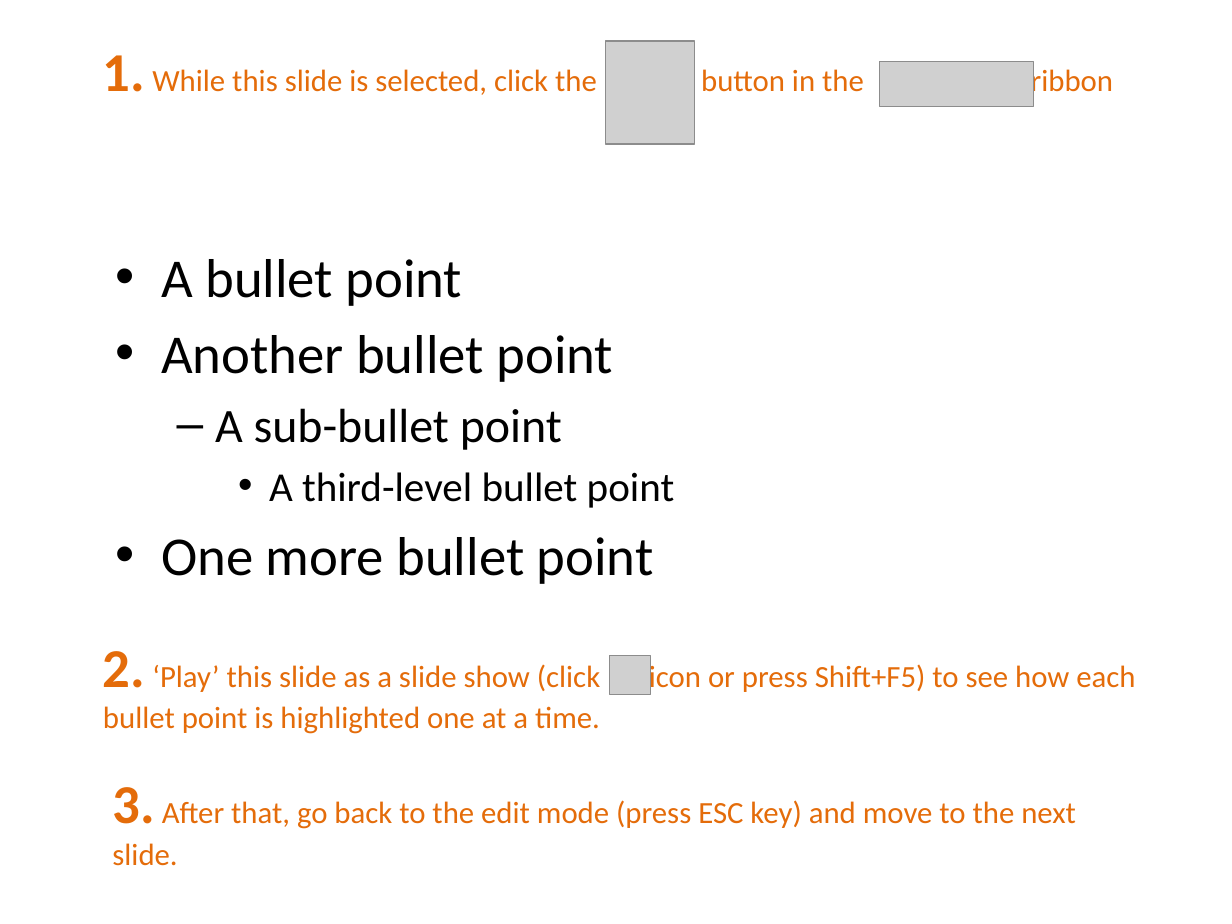
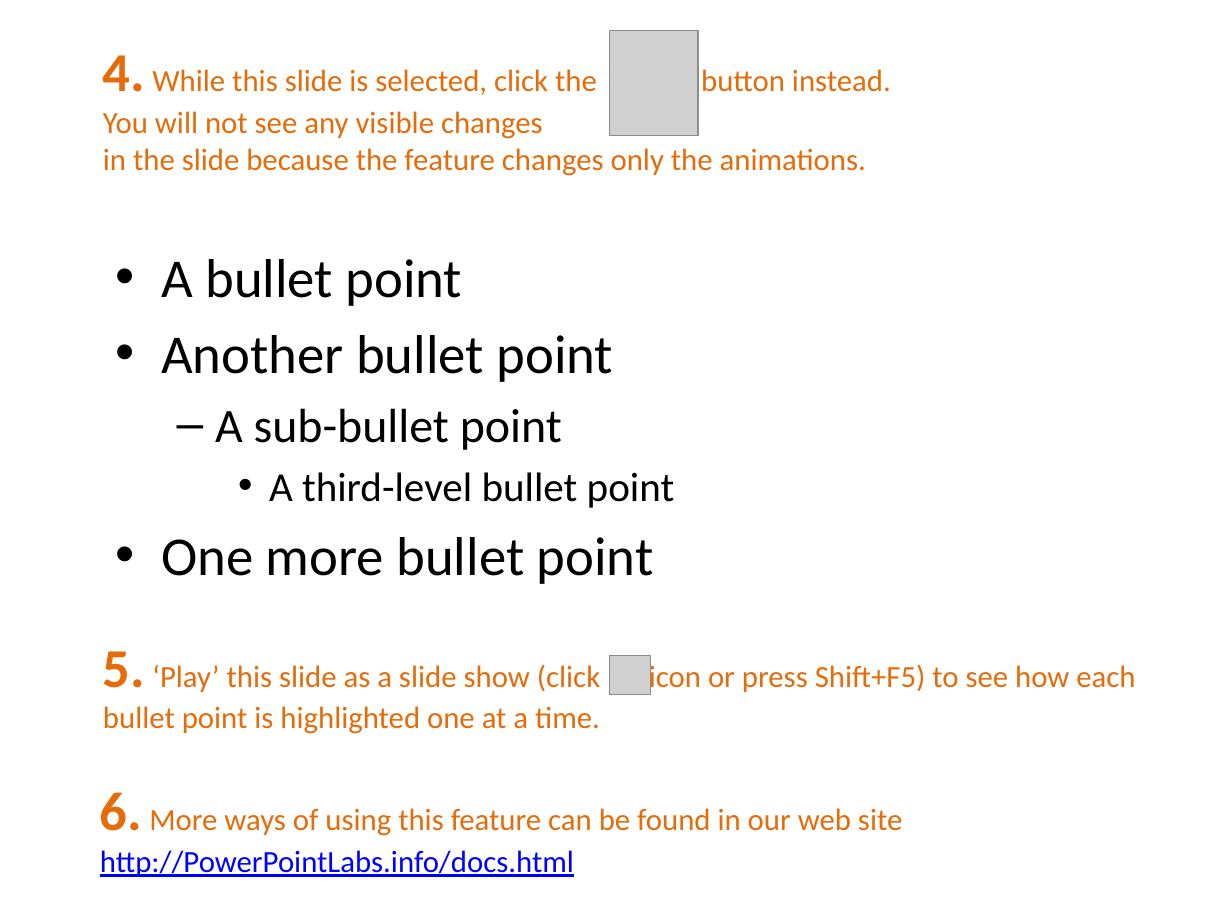
Before and after one commit to PowerPointLabs/PowerPointLabs, a slide deck: slide 7 of doc/PowerPointLabs Quick Tutorial.pptx (slide 6 before the commit). Drawn at 1232x924 pixels with LibreOffice and Linux fonts; fonts in the diff are those of the drawing; grey boxes stand for pictures. Boxes give left, top, right and bottom in pixels: in the first picture for what was removed or moved away, otherwise in the second. Text is boxed around its words. In the diff, an @@ line names an element or a change of style, - is before the commit and + after.

```diff
--- a/doc/PowerPointLabs Quick Tutorial.pptx
+++ b/doc/PowerPointLabs Quick Tutorial.pptx
@@ text at box(103, 55, 891, 176): text changed @@
-1. While this slide is selected, click the button in the ribbon
+4. While this slide is selected, click the button instead.
+You will not see any visible changes
+in the slide because the feature changes only the animations.
@@ picture: place and size @@
-picture at box(606, 41, 695, 144)
+picture at box(610, 31, 699, 136)
@@ picture removed at box(880, 62, 1034, 106) @@
@@ text at box(103, 651, 1135, 734): text changed @@
-2. ‘Play’ this slide as a slide show (click icon or press Shift+F5) to see how each bullet point is highlighted one at a time.
+5. ‘Play’ this slide as a slide show (click icon or press Shift+F5) to see how each bullet point is highlighted one at a time.
@@ text added at box(100, 792, 902, 877), 18 pt, text #E46C0A @@
+6. More ways of using this feature can be found in our web site http://PowerPointLabs.info/docs.html
@@ text removed at box(112, 787, 1076, 866) @@
-3. After that, go back to the edit mode (press ESC key) and move to the next slide.
```
Also in this commit, not shown: 12 other slides changed, 7 slides added.
